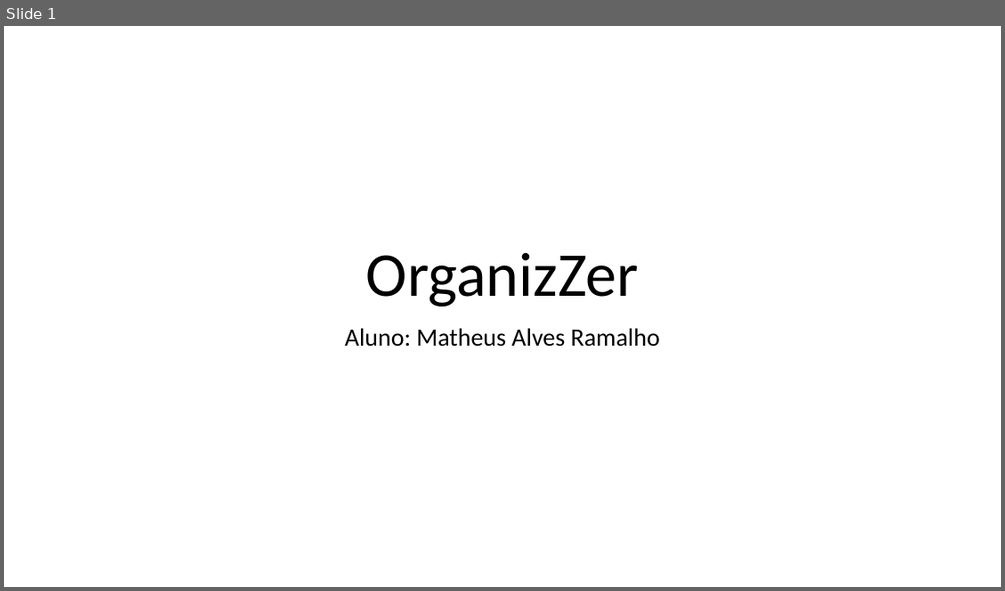
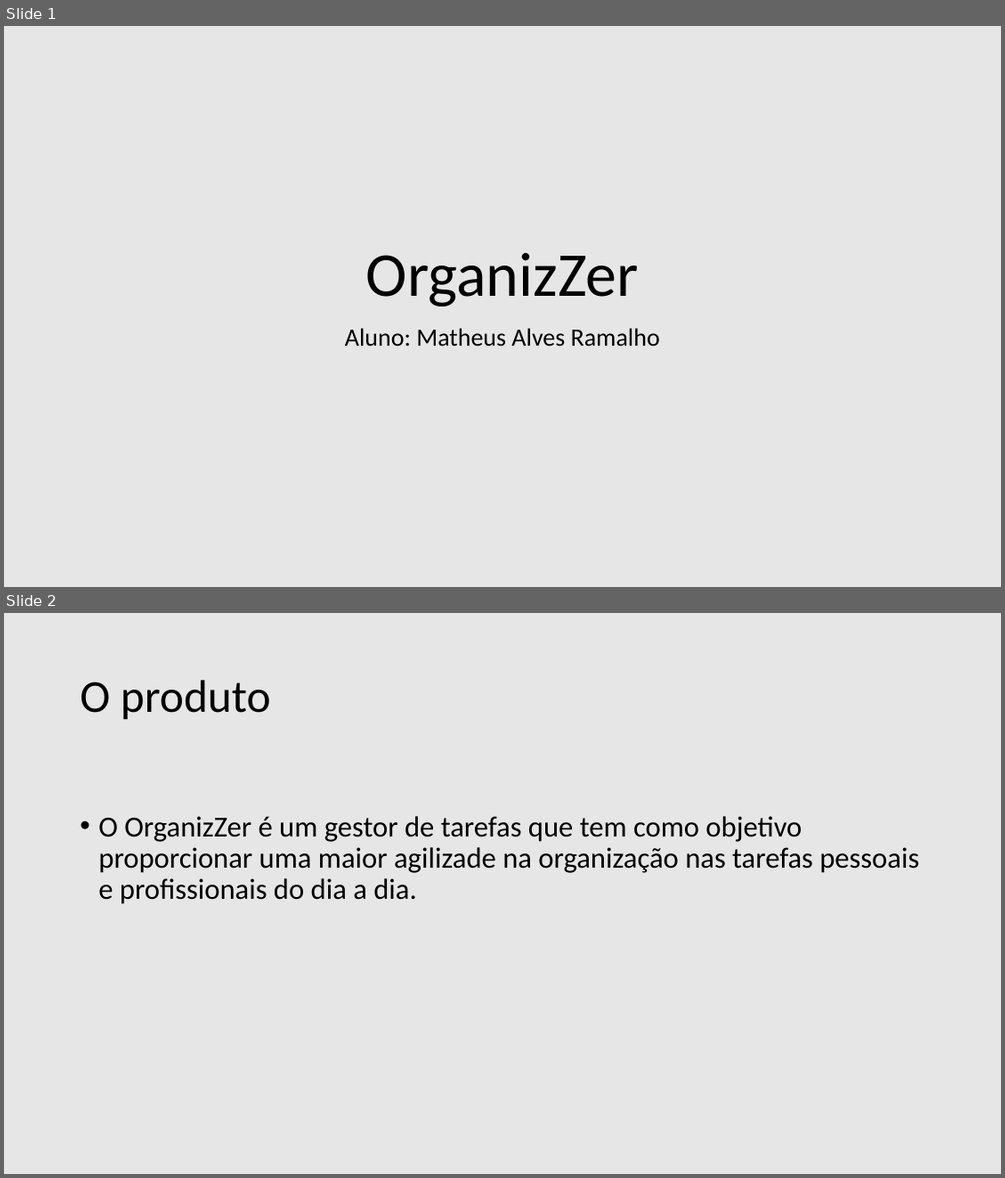
Before and after one commit to Whash/Projeto-Sistemas-II, a slide deck: Documentação/Arquivos/Apresentacao/OrganizZer.pptx. Shown one above the other, each under a label of ours: slide 1 before the commit, slides 1 and 2 after it. The pictures are 1005x591 and 1005x1178 pixels, drawn with LibreOffice and Linux fonts; fonts in the diff are those of the drawing. Boxes give left, top, right and bottom in pixels: in the first picture for what was removed or moved away, otherwise in the second. Text is boxed around its words. In the diff, an @@ line names an element or a change of style, - is before the commit and + after.

```diff
--- a/Documentação/Arquivos/Apresentacao/OrganizZer.pptx
+++ b/Documentação/Arquivos/Apresentacao/OrganizZer.pptx
@@ slide 2 added at [4,613,1001,1174], background #E7E6E6 @@
@@ title added at [80,680,271,720], 44 pt, text #000000 @@
+O produto
@@ text added at [98,816,919,904], 28 pt, text #000000 @@
+• O OrganizZer é um gestor de tarefas que tem como objetivo proporcionar uma maior agilizade na organização nas tarefas pessoais e profissionais do dia a dia.
@@ slide 1 changed as well @@
@@ background #FFFFFF to #E7E6E6 @@
```
Also in this commit, not shown: 7 other slides changed, 2 other slides added, 5 other files.
